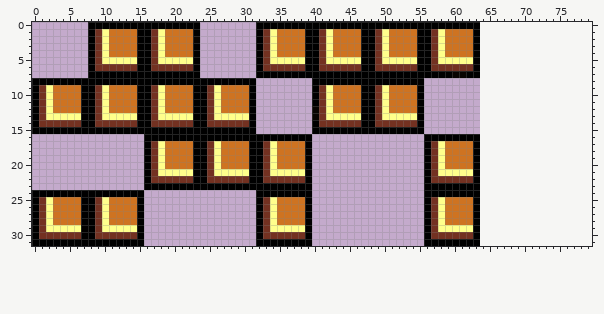
Edited in one commit: sprite sheet (assets/img/tiles/vallas.png). The picture above is the old version.
The file is 64x32 pixels. Pixels under 10% opacity are left out. Colours within 5 levels of each other are drawn and written as one. The old version is drawn lined up with the new one, on the new canvas.
Once edited:
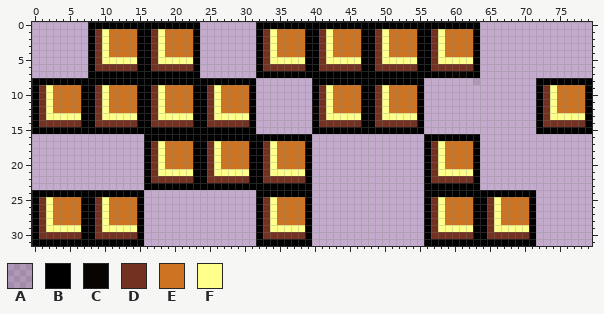
Palette (. is transparent): A #0000001b  B #000000  C #080401  D #733121  E #ce7321  F #ffff8c
What changed:
canvas 64x32 -> 80x32
There is now colour A in row 8 at x 63.
There is now colour B in row 8 at x 72 to 79; in rows 9 to 14 at x 72 and 79; in row 15 at x 72 to 79; in row 24 at x 64 to 71; in rows 25 to 30 at x 64 and 71; in row 31 at x 64 to 71.
There is now colour D in rows 9 to 13 at x 73; in row 14 at x 73 to 78; in rows 25 to 29 at x 65; in row 30 at x 65 to 70.
There is now colour E in rows 9 to 12 at x 75 to 78; in rows 25 to 28 at x 67 to 70.
There is now colour F in rows 9 to 12 at x 74; in row 13 at x 74 to 78; in rows 25 to 28 at x 66; in row 29 at x 66 to 70.
Where, in picture pixels (left, top, right, bottom), the same in both pictures:
added: (473, 78, 480, 85)
added: (536, 78, 592, 134)
added: (480, 190, 536, 246)
